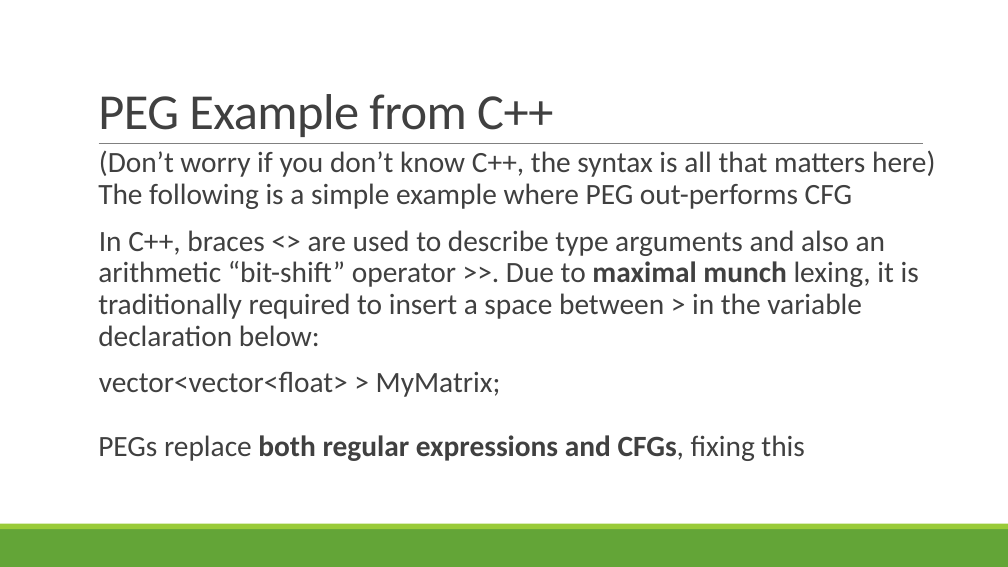
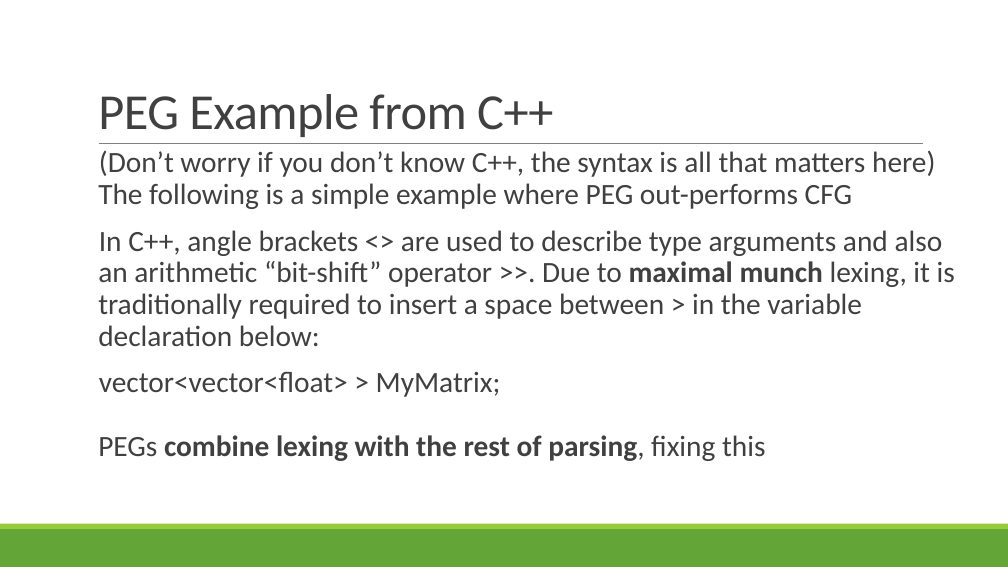
Before and after one commit to rbohrer/pl-course, a slide deck: slide 14 of LectureSlides/04ASTPEG.pptx (slide 47 before the commit). Drawn at 1008x567 pixels with LibreOffice and Linux fonts; fonts in the diff are those of the drawing. Boxes give left, top, right and bottom in pixels: in the first picture for what was removed or moved away, otherwise in the second. Text is boxed around its words. In the diff, an @@ line names an element or a change of style, - is before the commit and + after.

```diff
--- a/LectureSlides/04ASTPEG.pptx
+++ b/LectureSlides/04ASTPEG.pptx
@@ text at <box>98,230,955,461</box>: text changed @@
-  In C++, braces <> are used to describe type arguments and also an arithmetic “bit-shift” operator >>. Due to maximal munch lexing, it is traditionally required to insert a space between > in the variable declaration below:
-  vector<vector<float> > MyMatrix;
-  PEGs replace both regular expressions and CFGs, fixing this
+  In C++, angle brackets <> are used to describe type arguments and also an arithmetic “bit-shift” operator >>. Due to maximal munch lexing, it is traditionally required to insert a space between > in the variable declaration below:
+  vector<vector<float> > MyMatrix;
+  PEGs combine lexing with the rest of parsing, fixing this
```
Also in this commit, not shown: 5 other slides changed.
